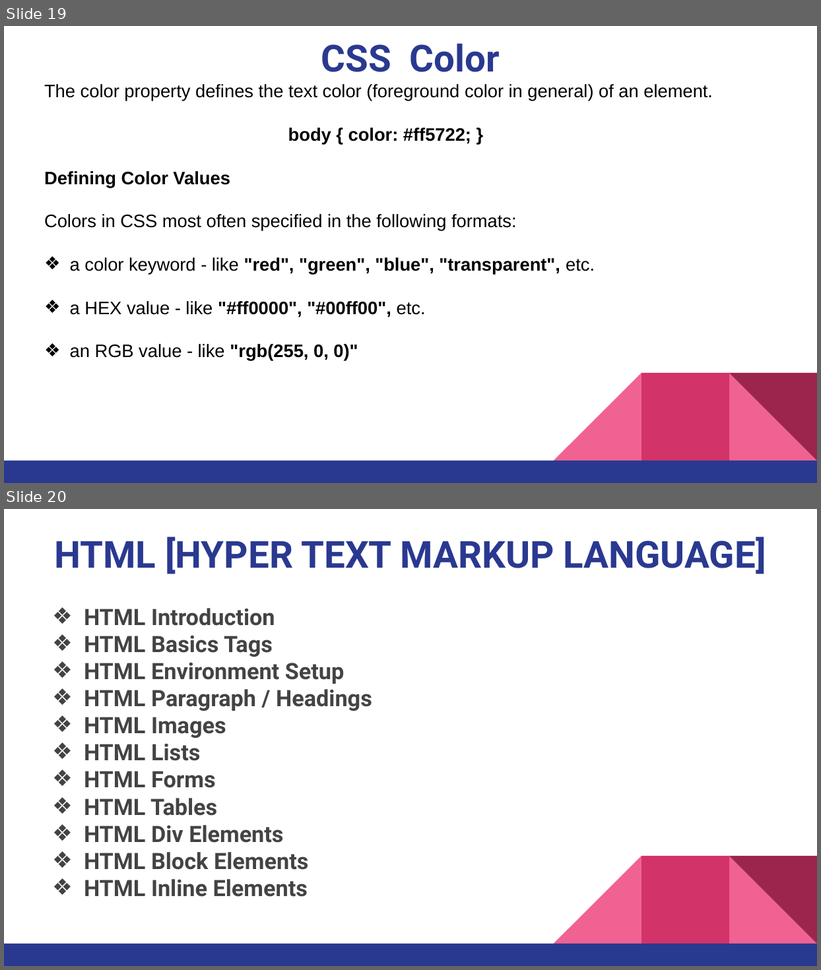
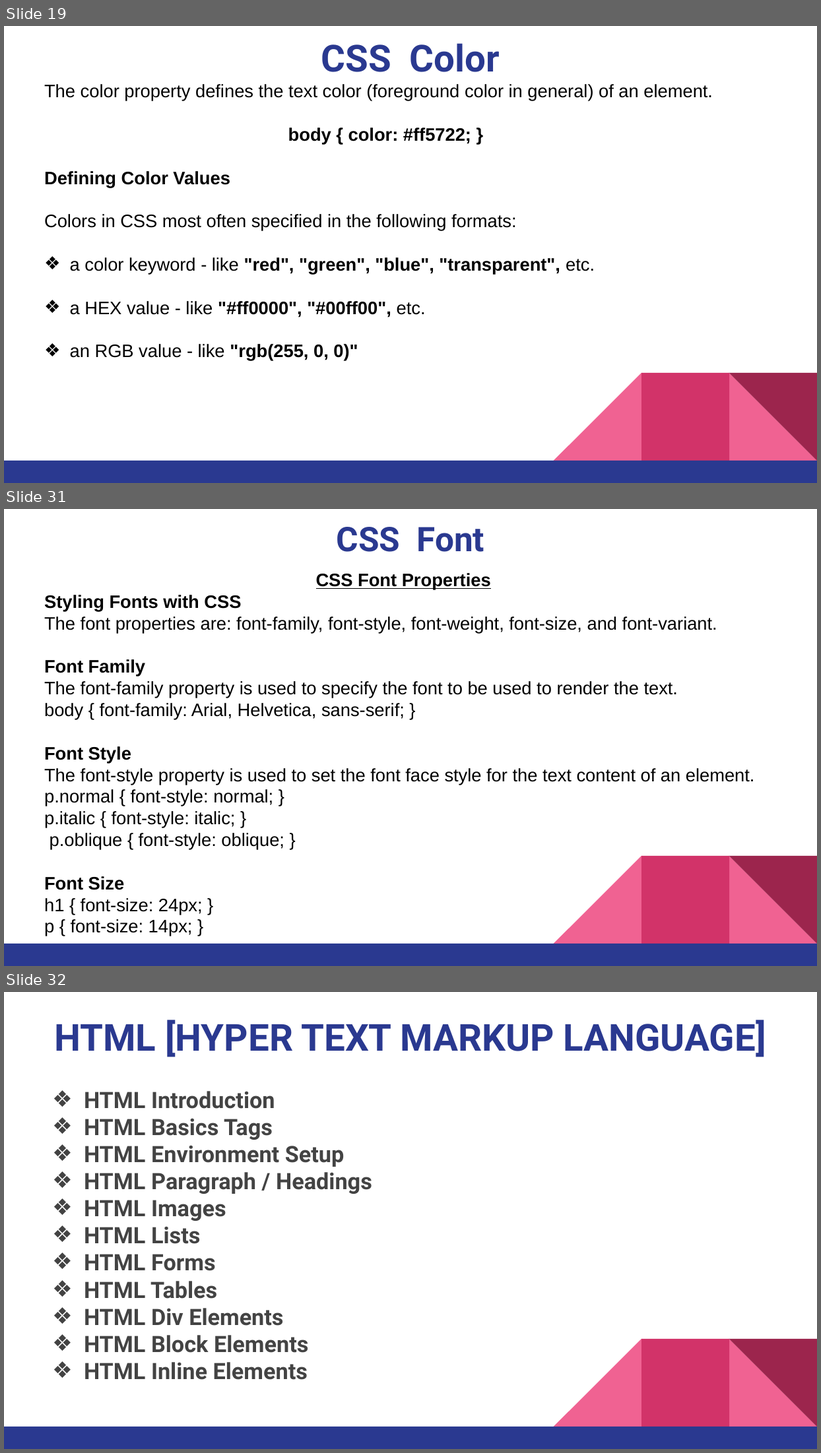
Before and after one commit to pnytrainingrepo/Webdevelopment, a slide deck: CSS Course.pptx. Shown one above the other, each under a label of ours: slides 19 and 20 before the commit, slides 19, 31 and 32 after it; the slides between them are not shown. The pictures are 821x970 and 821x1453 pixels, drawn with LibreOffice and Linux fonts; fonts in the diff are those of the drawing. Boxes give left, top, right and bottom in pixels: in the first picture for what was removed or moved away, otherwise in the second. Text is boxed around its words. In the diff, an @@ line names an element or a change of style, - is before the commit and + after.

```diff
--- a/CSS Course.pptx
+++ b/CSS Course.pptx
@@ slide 31 added at box(4, 509, 817, 966), background #FFFFFF; not listed: 5 template elements that a slide beside it also shows @@
@@ title added at box(336, 527, 485, 552), 30 pt, text #2A3990, bold @@
+CSS Font
@@ text added at box(44, 573, 755, 937), 16 pt, text #000000 @@
+CSS Font Properties
+Styling Fonts with CSS
+The font properties are: font-family, font-style, font-weight, font-size, and font-variant.
+Font Family
+The font-family property is used to specify the font to be used to render the text.
+body { font-family: Arial, Helvetica, sans-serif; }
+Font Style
+The font-style property is used to set the font face style for the text content of an element.
+p.normal { font-style: normal; }
+p.italic { font-style: italic; }
+p.oblique { font-style: oblique; }
+Font Size
+h1 { font-size: 24px; }
+p { font-size: 14px; }
@@ what was slide 20 is now slide 32 @@
```
Also in this commit, not shown: 11 other slides added, 18 other files.
